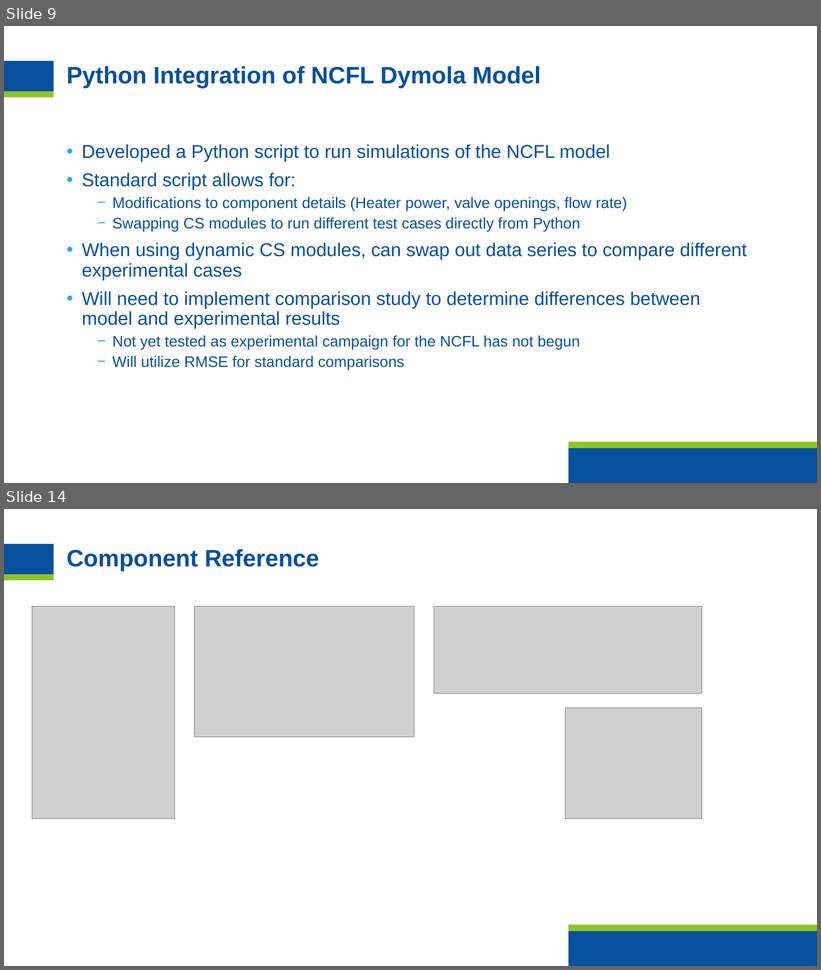
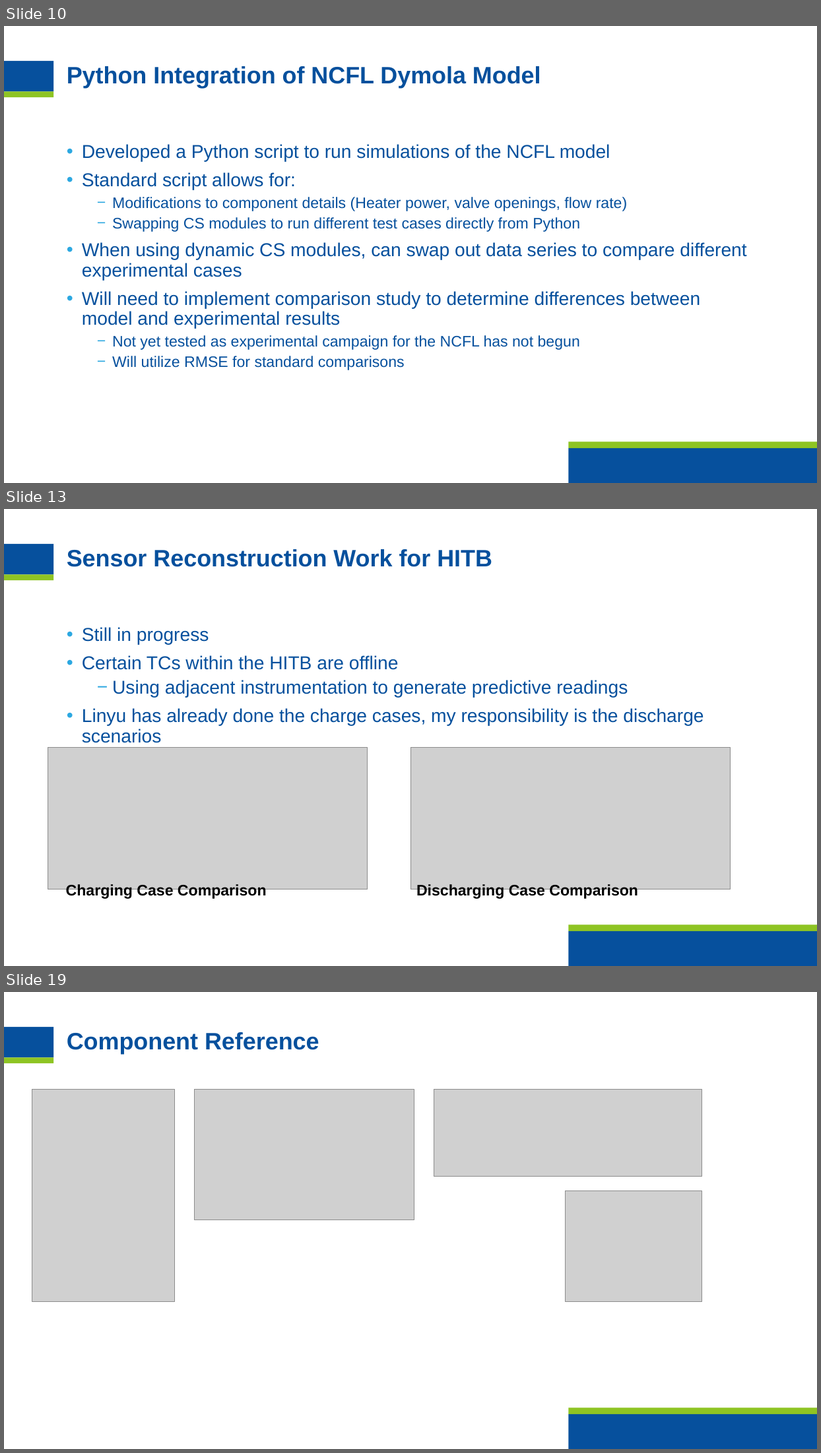
Before and after one commit to hvnaick/INL_DT_Intern, a slide deck: Important Documents/FinalPresentation.pptx. Shown one above the other, each under a label of ours: slides 9 and 14 before the commit, slides 10, 13 and 19 after it; the slides between them are not shown. The pictures are 821x970 and 821x1453 pixels, drawn with LibreOffice and Linux fonts; fonts in the diff are those of the drawing; grey boxes stand for pictures; background and template pictures are left out. Boxes give left, top, right and bottom in pixels: in the first picture for what was removed or moved away, otherwise in the second. Text is boxed around its words. In the diff, an @@ line names an element or a change of style, - is before the commit and + after.

```diff
--- a/Important Documents/FinalPresentation.pptx
+++ b/Important Documents/FinalPresentation.pptx
@@ slide 13 added at box(4, 509, 817, 966), background #FFFFFF; not listed: 4 template elements that a slide beside it also shows @@
@@ title added at box(67, 549, 492, 567), 28 pt, text #06509D, bold @@
+Sensor Reconstruction Work for HITB
@@ text added at box(82, 627, 704, 743), 22 pt, text #06509D @@
+• Still in progress
+• Certain TCs within the HITB are offline
+  − Using adjacent instrumentation to generate predictive readings
+• Linyu has already done the charge cases, my responsibility is the discharge scenarios
@@ picture added at box(48, 747, 368, 890) @@
@@ picture added at box(411, 747, 731, 890) @@
@@ text added at box(66, 885, 267, 899), 18 pt, text #000000, bold @@
+Charging Case Comparison
@@ text added at box(416, 885, 638, 899), 18 pt, text #000000, bold @@
+Discharging Case Comparison
@@ what was slide 9 is now slide 10 @@
@@ what was slide 14 is now slide 19 @@
```
Also in this commit, not shown: 8 slides changed, 4 other slides added, 25 other files.
